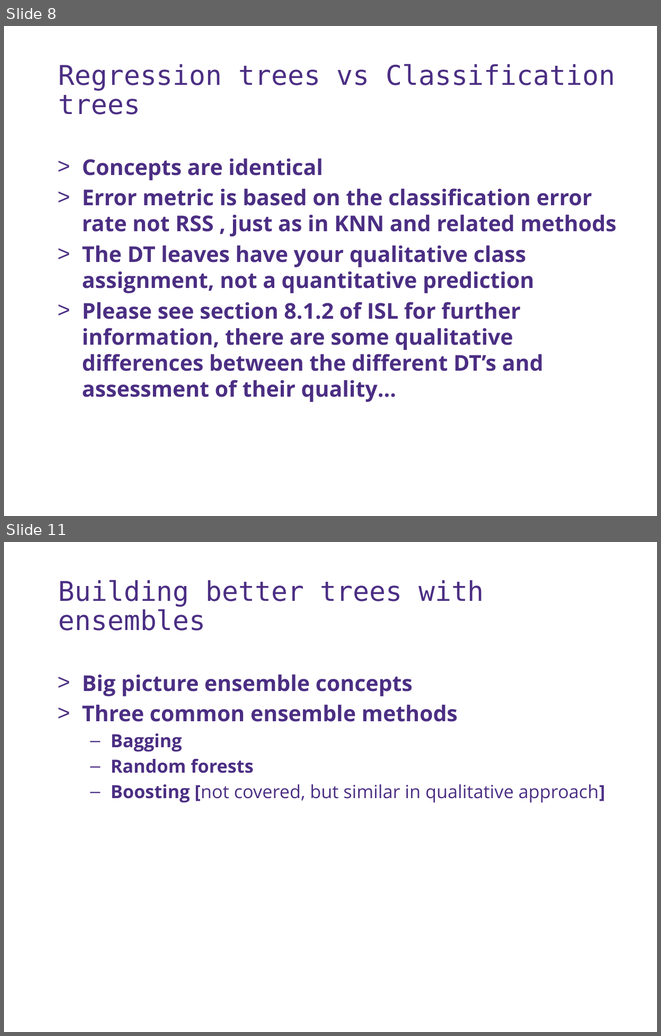
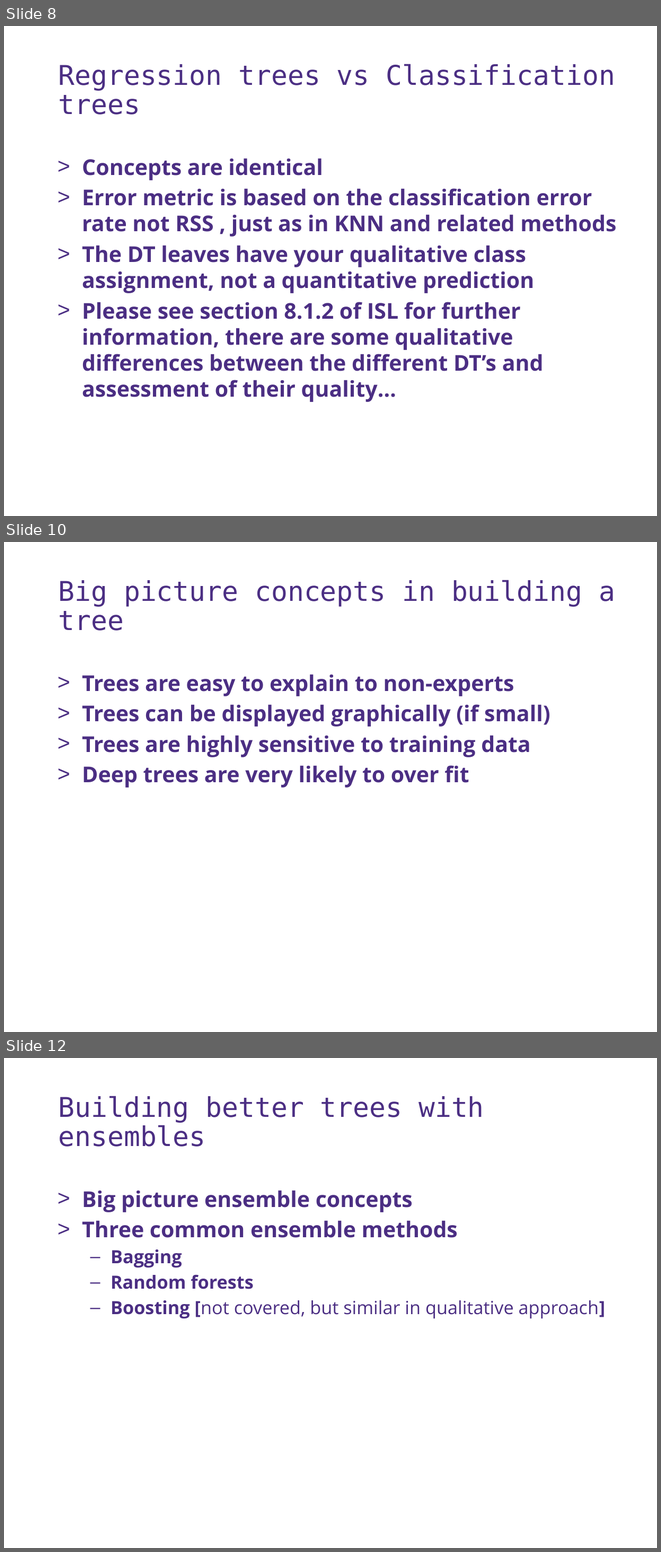
Before and after one commit to UWDIRECT/UWDIRECT.github.io, a slide deck: Wi18_content/DSMCER/L12.Decision_Trees.pptx. Shown one above the other, each under a label of ours: slides 8 and 11 before the commit, slides 8, 10 and 12 after it; the slides between them are not shown. The pictures are 661x1036 and 661x1552 pixels, drawn with LibreOffice and Linux fonts; fonts in the diff are those of the drawing; background and template pictures are left out. Boxes give left, top, right and bottom in pixels: in the first picture for what was removed or moved away, otherwise in the second. Text is boxed around its words. In the diff, an @@ line names an element or a change of style, - is before the commit and + after.

```diff
--- a/Wi18_content/DSMCER/L12.Decision_Trees.pptx
+++ b/Wi18_content/DSMCER/L12.Decision_Trees.pptx
@@ slide 10 added at bbox=[4, 542, 657, 1032], background #FFFFFF @@
@@ text added at bbox=[59, 580, 615, 631], 30 pt, text #4B2E83 @@
+Big picture concepts in building a tree
@@ text added at bbox=[82, 674, 550, 787], 24 pt, text #4B2E83, bold @@
+> Trees are easy to explain to non-experts
+> Trees can be displayed graphically (if small)
+> Trees are highly sensitive to training data
+> Deep trees are very likely to over fit
@@ what was slide 11 is now slide 12 @@
```
Also in this commit, not shown: 5 slides changed.
